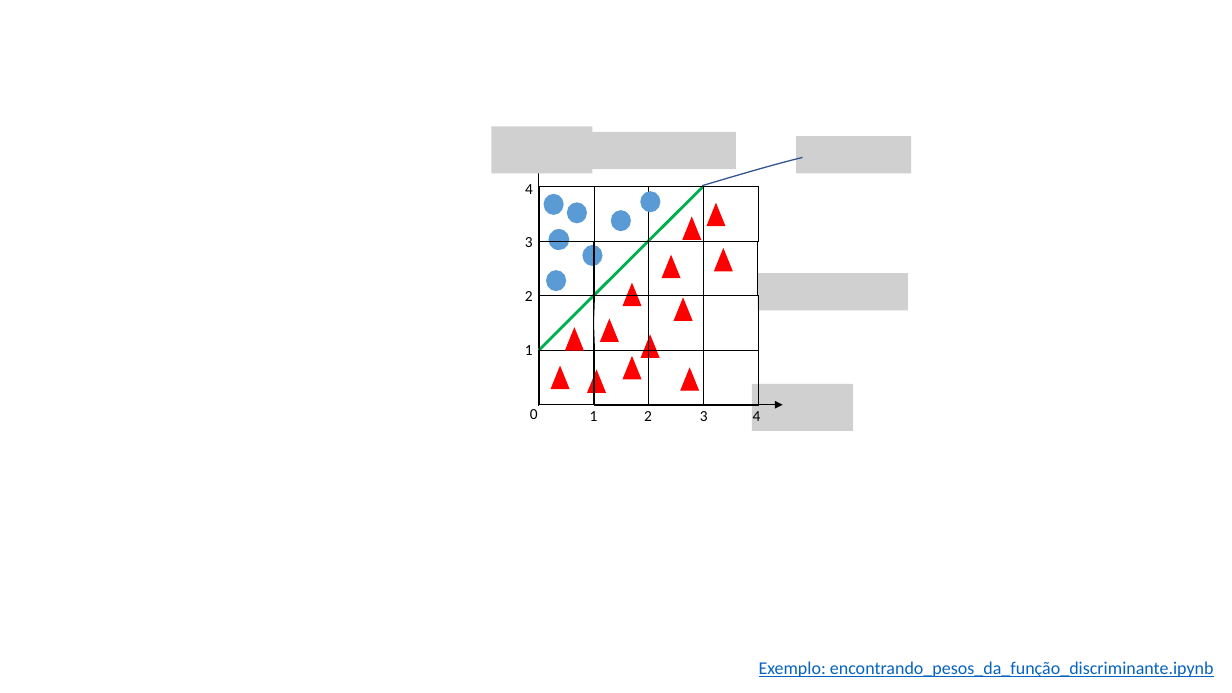
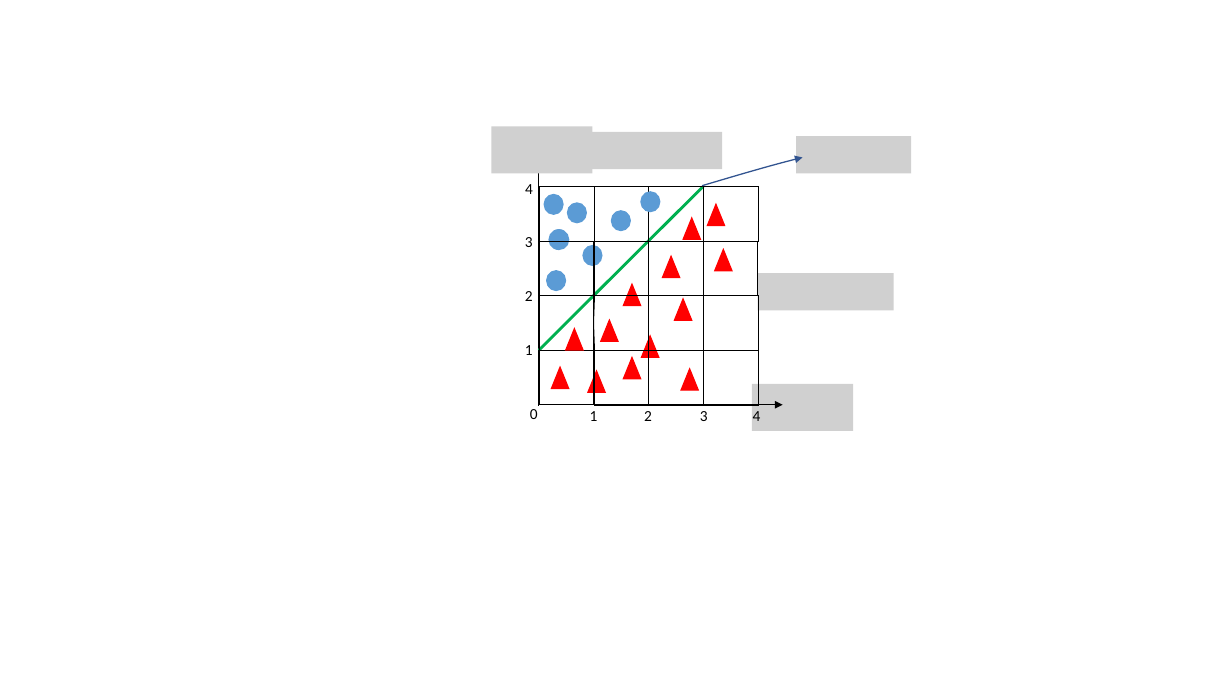
Before and after one commit to zz4fap/t320_aprendizado_de_maquina, a slide deck: slide 23 of slides/T320_Classificação (Parte I).pptx (slide 20 before the commit). Drawn at 1232x693 pixels with LibreOffice and Linux fonts; fonts in the diff are those of the drawing; grey boxes stand for pictures. Boxes give left, top, right and bottom in pixels: in the first picture for what was removed or moved away, otherwise in the second. Text is boxed around its words. In the diff, an @@ line names an element or a change of style, - is before the commit and + after.

```diff
--- a/slides/T320_Classificação (Parte I).pptx
+++ b/slides/T320_Classificação (Parte I).pptx
@@ picture resized from (x1=586, y1=132, x2=736, y2=169) to (x1=586, y1=132, x2=722, y2=169) @@
@@ picture resized from (x1=758, y1=274, x2=909, y2=311) to (x1=758, y1=274, x2=894, y2=311) @@
@@ text removed at (x1=759, y1=661, x2=1214, y2=677) @@
-Exemplo: encontrando_pesos_da_função_discriminante.ipynb
```
Also in this commit, not shown: 6 other slides changed, 4 slides added, 3 other files.
